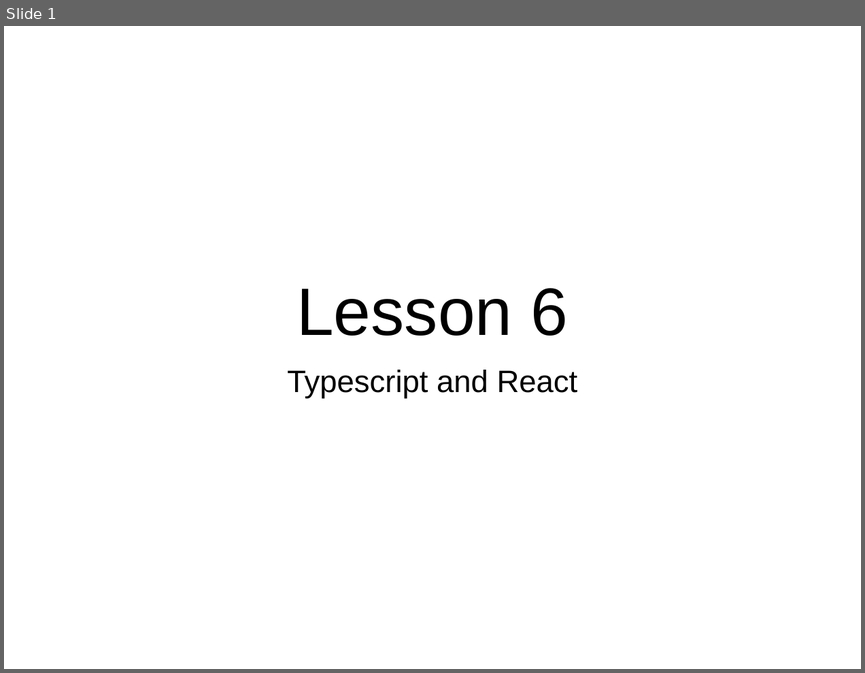
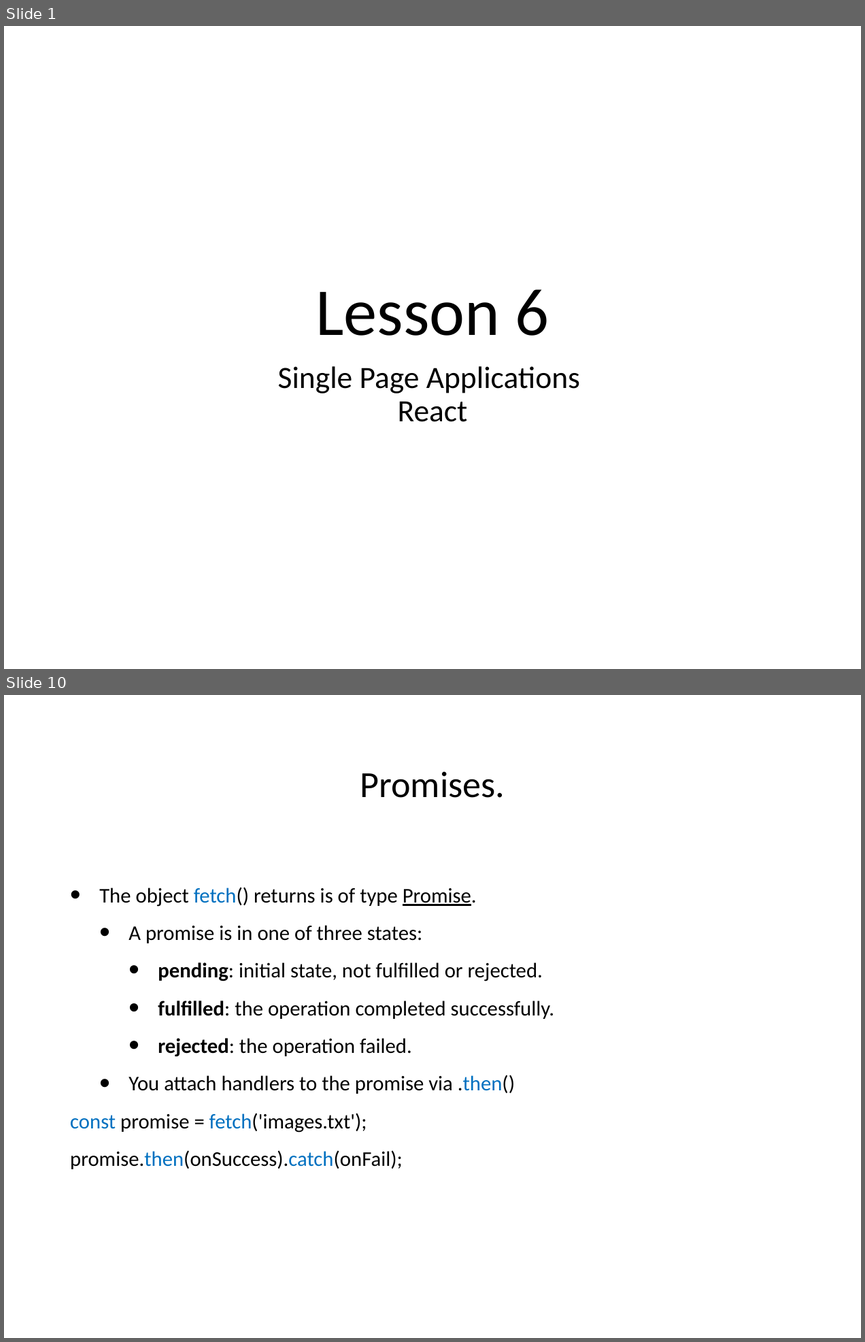
Before and after one commit to hogeschool/Development-5, a slide deck: Lectures/Lecture6/Lesson6.pptx. Shown one above the other, each under a label of ours: slide 1 before the commit, slides 1 and 10 after it; the slides between them are not shown. The pictures are 865x673 and 865x1342 pixels, drawn with LibreOffice and Linux fonts; fonts in the diff are those of the drawing. Boxes give left, top, right and bottom in pixels: in the first picture for what was removed or moved away, otherwise in the second. Text is boxed around its words. In the diff, an @@ line names an element or a change of style, - is before the commit and + after.

Commit message:
changed lesson 6

```diff
--- a/Lectures/Lecture6/Lesson6.pptx
+++ b/Lectures/Lecture6/Lesson6.pptx
@@ slide 10 added at <box>4,695,861,1338</box>, background #FFFFFF @@
@@ title added at <box>360,771,504,798</box>, 44 pt, text #000000 @@
+Promises.
@@ text added at <box>70,887,554,1169</box>, 25 pt, text #000000 @@
+• The object fetch() returns is of type Promise.
+  • A promise is in one of three states:
+    • pending: initial state, not fulfilled or rejected.
+    • fulfilled: the operation completed successfully.
+    • rejected: the operation failed.
+  • You attach handlers to the promise via .then()
+const promise = fetch('images.txt');
+promise.then(onSuccess).catch(onFail);
@@ slide 1 changed as well @@
@@ title "Lesson 6" at <box>315,289,549,335</box>: font Arial to Calibri @@
@@ subtitle at <box>278,366,580,422</box>: text changed; font Arial to Calibri @@
-Typescript and React
+Single Page Applications
+React
```
Also in this commit, not shown: 8 other slides changed, 13 other slides added, 5 slides removed.
